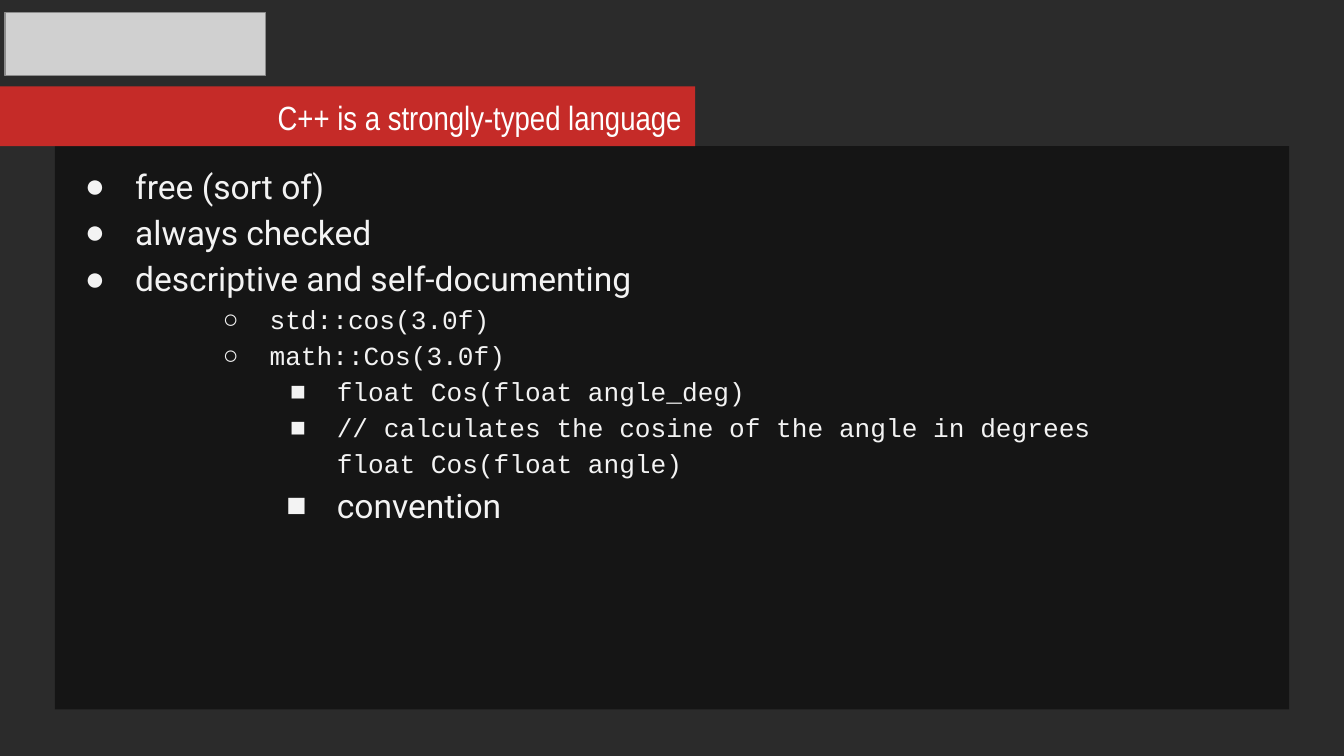
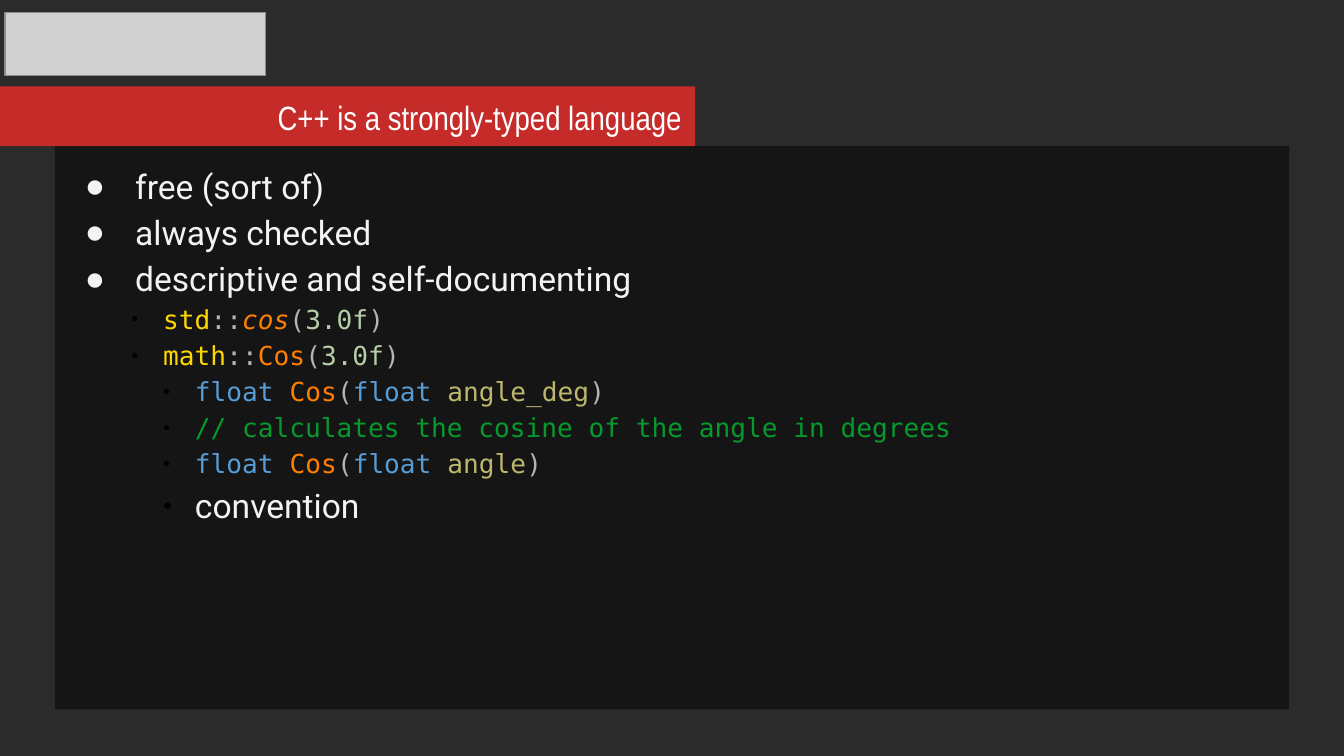
Before and after one commit to mikosz/type-safety, a slide deck: slide 6 of ask-not-what-you-can-do-for-the-compiler.odp. Drawn at 1344x756 pixels with LibreOffice and Linux fonts; fonts in the diff are those of the drawing; grey boxes stand for pictures; background and template pictures are left out; a plain dark background stands for a picture behind light text. Boxes give left, top, right and bottom in pixels: in the first picture for what was removed or moved away, otherwise in the second. Text is boxed around its words. In the diff, an @@ line names an element or a change of style, - is before the commit and + after.

Commit message:
Updated code listings for Angle

```diff
--- a/ask-not-what-you-can-do-for-the-compiler.odp
+++ b/ask-not-what-you-can-do-for-the-compiler.odp
@@ text in rectangle at (163, 309, 605, 519): font Courier New to DejaVu Sans Mono in "std::cos(3.0f)", "math::Cos(3.0f)", "float Cos(float angle_deg)"; text colour #F3F3F3 to #FFD700, text colour #F3F3F3 to #B5CEA8 in "std::cos(3.0f)", "math::Cos(3.0f)"; text colour #F3F3F3 to #B4B4B4 in "std::cos(3.0f)", "math::Cos(3.0f)", "Cos(float angle_deg)"; text colour #F3F3F3 to #FF8000 in "std::cos(3.0f)", "math::Cos(3.0f)", "Cos(float"; italic on in "std::cos(3.0f)"; text colour #F3F3F3 to #569CD6 in "float Cos(float"; text colour #F3F3F3 to #BDB76B in "angle_deg)"; bullet ○ to ●; list level 2 to 3 in "std::cos(3.0f)"; bullet colour #F3F3F3 to #000000; list level 2 to 3 in "math::Cos(3.0f)"; bullet ■ to ●; list level 3 to 4 in "float Cos(float angle_deg)"; list level 3 to 4 in "convention" @@
@@ text in rectangle at (195, 417, 951, 478): text changed; font Courier New to DejaVu Sans Mono; text colour #F3F3F3 to #069A2E @@
-    ■ // calculates the cosine of the angle in degrees
-      float Cos(float angle)
+      ● // calculates the cosine of the angle in degrees
+      ● float Cos(float angle)
```
Also in this commit, not shown: 4 other slides changed, 1 slide added, 5 slides removed.
